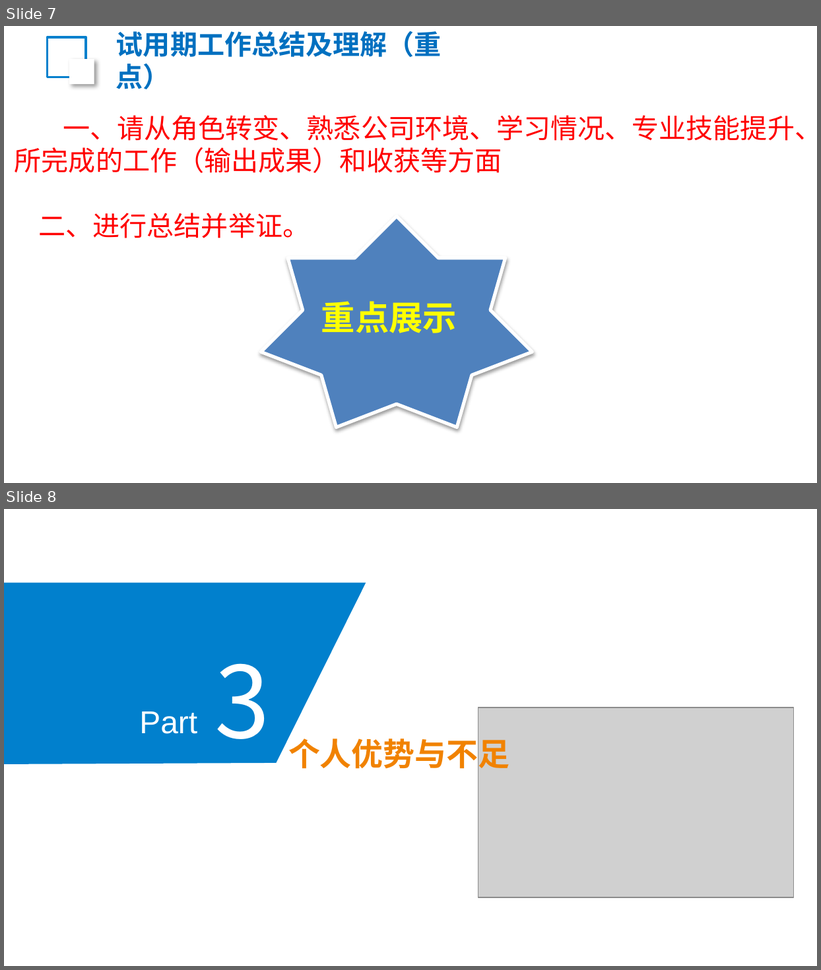
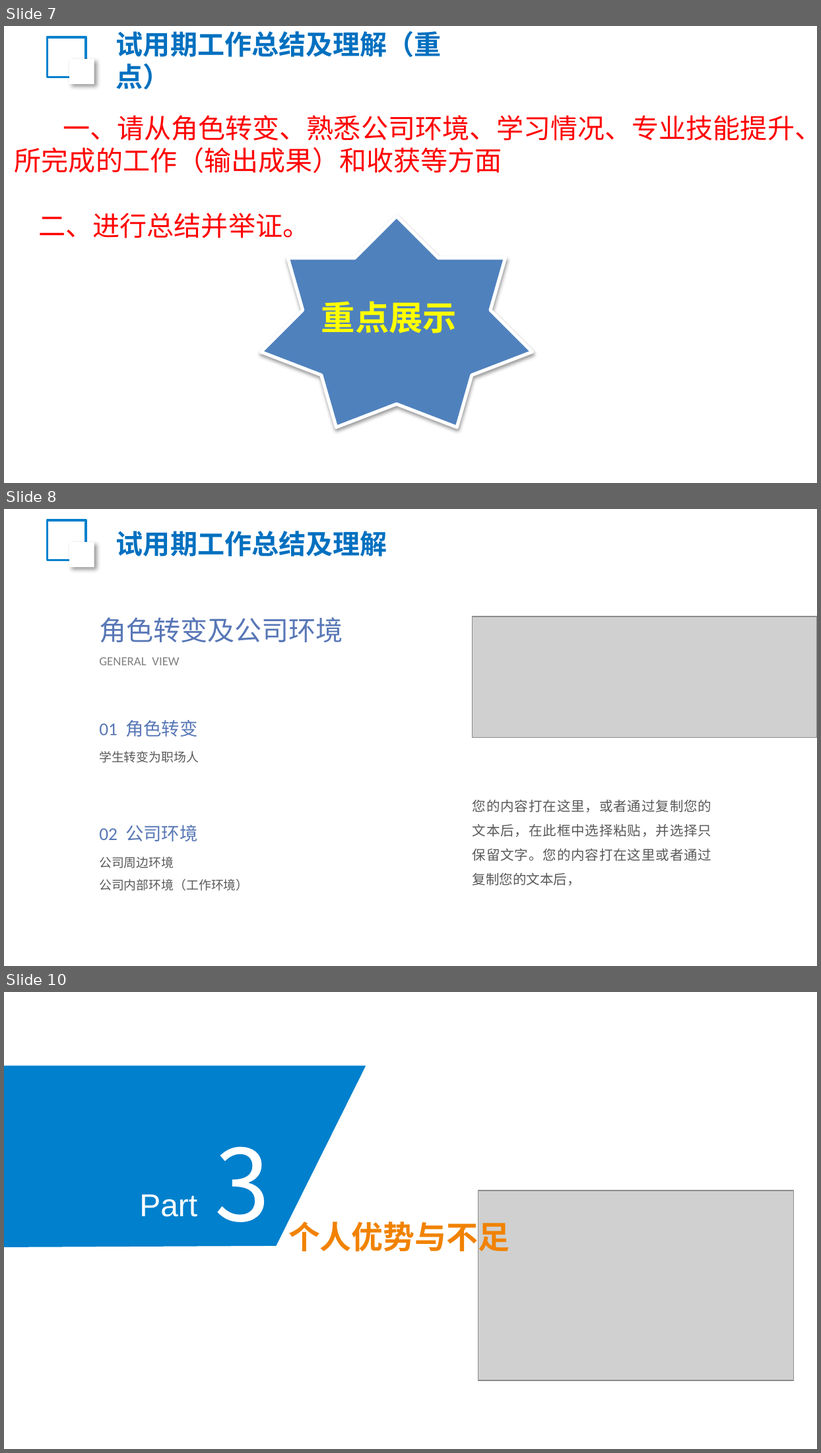
Before and after one commit to MaoLanghahaha/personal_notes, a slide deck: 2021校招新员工转正答辩模板.pptx. Shown one above the other, each under a label of ours: slides 7 and 8 before the commit, slides 7, 8 and 10 after it; the slides between them are not shown. The pictures are 821x970 and 821x1453 pixels, drawn with LibreOffice and Linux fonts; fonts in the diff are those of the drawing; grey boxes stand for pictures; background and template pictures are left out. Boxes give left, top, right and bottom in pixels: in the first picture for what was removed or moved away, otherwise in the second. Text is boxed around its words. In the diff, an @@ line names an element or a change of style, - is before the commit and + after.

```diff
--- a/2021校招新员工转正答辩模板.pptx
+++ b/2021校招新员工转正答辩模板.pptx
@@ slide 8 added at (4, 509, 817, 966), background picture (left out) @@
@@ rectangle added at (47, 520, 86, 560), outline #0180CD 2.25 pt @@
@@ rectangle added at (69, 543, 94, 568), fill #FFFFFF @@
@@ text added at (116, 531, 387, 557), 24 pt, text #0070C0, bold @@
+试用期工作总结及理解
@@ text added at (99, 617, 343, 642), 24 pt, text gradient #5877B6 to #465E96 @@
+角色转变及公司环境
@@ picture added at (473, 617, 817, 737) @@
@@ text added at (99, 657, 179, 665), 11 pt, text #808080 @@
+GENERAL VIEW
@@ text added at (99, 720, 197, 737), 16 pt, text gradient #5877B6 to #465E96 @@
+01 角色转变
@@ text added at (99, 751, 199, 763), 11 pt, text #595959 @@
+学生转变为职场人
@@ text added at (473, 800, 712, 886), 12 pt, text #595959 @@
+您的内容打在这里，或者通过复制您的文本后，在此框中选择粘贴，并选择只保留文字。您的内容打在这里或者通过复制您的文本后，
@@ text added at (99, 825, 197, 842), 16 pt, text gradient #5877B6 to #465E96 @@
+02 公司环境
@@ text added at (99, 857, 248, 891), 11 pt, text #595959 @@
+公司周边环境
+公司内部环境（工作环境）
@@ what was slide 8 is now slide 10 @@
```
Also in this commit, not shown: 3 slides changed, 2 other slides added, 1 slide removed.
